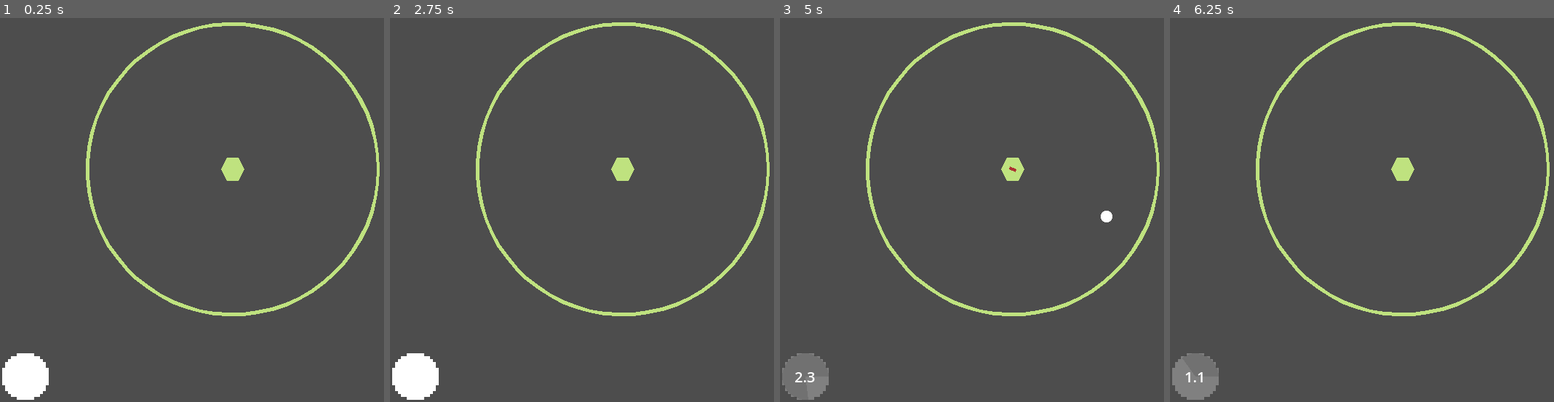
Above: before the commit, frames 1-4 (left to right).
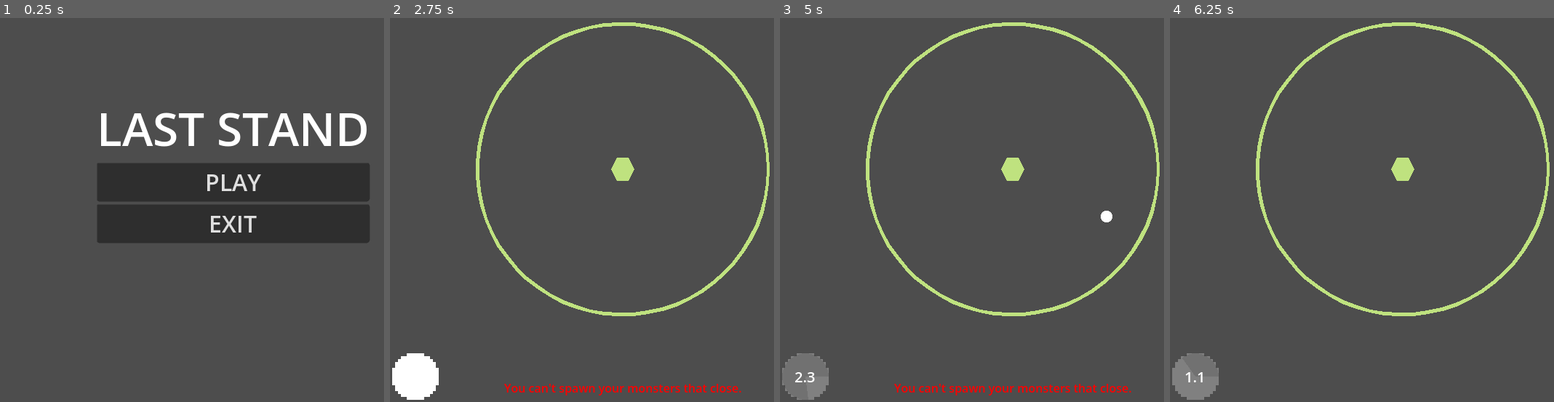
Above: after the commit, the same moments.

Repository: Enoxboo/Last-Stand
Game: Godot game, scene res://UI/home_screen.tscn
Same seed, same stepped clock (60 frames per second), same inputs: the game is played once before the commit and once after it. Before the commit the project starts from res://Level/main_scene.tscn.
Inputs (mouse positions are in pixels of both pictures, inside the frame that each line leads up to):
- Up to frame 1 (0.25 s): no input
- Up to frame 2 (2.75 s): click (624, 183) at 0.5 s, where only the run after the commit has a clickable "PLAY"; tap Enter at 1.25 s; move the mouse to (624, 167) at 1.27 s; press the mouse at (624, 167) at 1.28 s; hold D (move_right) 1.28-2.03 s; tap Space at 2 s; move the mouse to (528, 190) at 2.02 s; release the mouse at (528, 190) at 2.03 s; hold A (move_left) from 2.03 s (still down); click (528, 190) at 2.1 s
- Up to frame 3 (5 s): tap Enter at 2.75, 4.25 s; move the mouse to (1060, 67) at 2.77 s; release A (move_left) at 2.78 s; press the mouse at (1060, 67) at 2.78 s; hold D (move_right) 2.78-4.28 s; tap Space at 3.5 s; move the mouse to (991, 263) at 3.52 s; release the mouse at (991, 263) at 3.53 s; click (991, 263) at 3.6 s; move the mouse to (1152, 240) at 4.27 s; press the mouse at (1152, 240) at 4.28 s; hold A (move_left) from 4.28 s (still down)
- Up to frame 4 (6.25 s): keep holding A (move_left); move the mouse to (1262, 98) at 5.02 s; release the mouse at (1262, 98) at 5.03 s; click (1262, 98) at 5.1 s; move the mouse to (1427, 167) at 5.77 s; press the mouse at (1427, 167) at 5.78 s

The runs differ from the first frame. In frame 1, 20% of the frame differs, in the area x 0-99%, y 1-100%; in frame 2, 0.6%; in frame 3, 0.6%; in frame 4, nothing differs.

Commit message:
feat: add main page

Diff:
--- /dev/null
+++ b/UI/home_screen.gd
@@ -0,0 +1,11 @@
+extends Control
+
+const MAIN_SCENE = preload("uid://dhaqv27gocslu")
+
+
+func _on_play_button_button_down() -> void:
+	get_tree().change_scene_to_packed(MAIN_SCENE)
+
+
+func _on_exit_button_button_down() -> void:
+	get_tree().quit()
--- /dev/null
+++ b/UI/home_screen.tscn
@@ -0,0 +1,44 @@
+[gd_scene format=3 uid="uid://movd8a4v42fq"]
+
+[ext_resource type="Script" uid="uid://c5hcpgiiev2k6" path="res://UI/home_screen.gd" id="1_4j8l2"]
+
+[node name="HomeScreen" type="Control" unique_id=1836203090]
+layout_mode = 3
+anchors_preset = 15
+anchor_right = 1.0
+anchor_bottom = 1.0
+grow_horizontal = 2
+grow_vertical = 2
+script = ExtResource("1_4j8l2")
+
+[node name="VBoxContainer" type="VBoxContainer" parent="." unique_id=846837900]
+layout_mode = 1
+anchors_preset = 8
+anchor_left = 0.5
+anchor_top = 0.5
+anchor_right = 0.5
+anchor_bottom = 0.5
+offset_left = -20.0
+offset_top = -20.0
+offset_right = 20.0
+offset_bottom = 20.0
+grow_horizontal = 2
+grow_vertical = 2
+
+[node name="Title" type="Label" parent="VBoxContainer" unique_id=412071460]
+layout_mode = 2
+theme_override_font_sizes/font_size = 64
+text = "LAST STAND"
+
+[node name="PlayButton" type="Button" parent="VBoxContainer" unique_id=1604131614]
+layout_mode = 2
+theme_override_font_sizes/font_size = 32
+text = "PLAY"
+
+[node name="ExitButton" type="Button" parent="VBoxContainer" unique_id=872444983]
+layout_mode = 2
+theme_override_font_sizes/font_size = 32
+text = "EXIT"
+
+[connection signal="button_down" from="VBoxContainer/PlayButton" to="." method="_on_play_button_button_down"]
+[connection signal="button_down" from="VBoxContainer/ExitButton" to="." method="_on_exit_button_button_down"]
--- a/project.godot
+++ b/project.godot
@@ -11,7 +11,7 @@
 [application]
 
 config/name="Last-Stand"
-run/main_scene="uid://dhaqv27gocslu"
+run/main_scene="uid://movd8a4v42fq"
 config/features=PackedStringArray("4.6", "Forward Plus")
 
 [display]
Not shown, added: UI/home_screen.gd.uid
